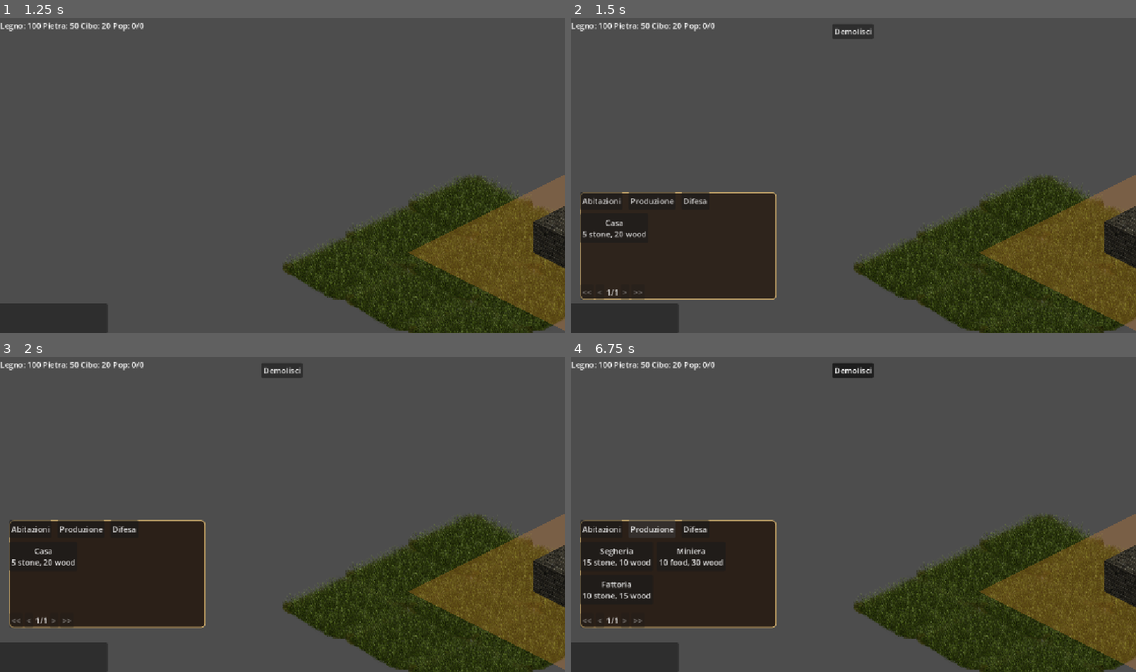
Above: before the commit, frames 1-4 (two rows, left to right).
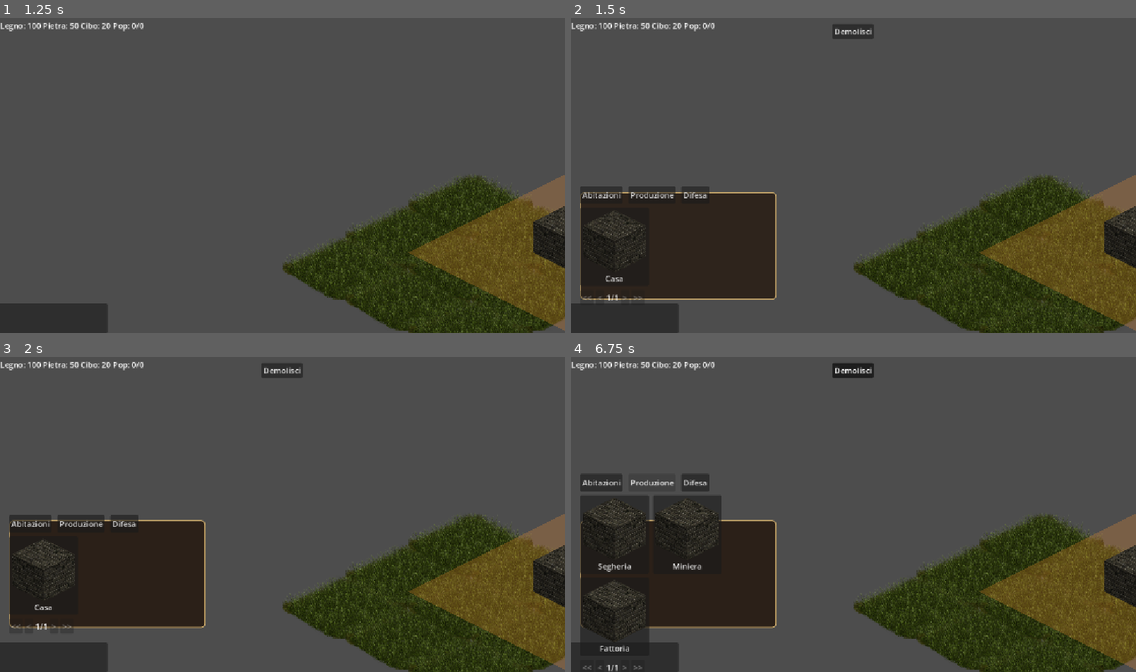
Above: after the commit, the same moments.

Repository: IlPeNNa/BT7K
Game: Godot game, scene res://scenes/menus/main_menu.tscn
Same seed, same stepped clock (60 frames per second), same inputs: the game is played once before the commit and once after it.
Inputs (mouse positions are in pixels of both pictures, inside the frame that each line leads up to):
- Up to frame 1 (1.25 s): click "Nuova Partita" at 0.5 s
- Up to frame 2 (1.5 s): click (582, 317) at 1.25 s
- Up to frame 3 (2 s): no input
- Up to frame 4 (6.75 s): click (610, 656) at 2 s; click (633, 656) at 2.75 s; click (661, 656) at 3.5 s; click "Demolisci" at 4.25 s; click (582, 656) at 5 s; click "Abitazioni" at 5.75 s; click "Produzione" at 6.5 s

Frame 1 is identical in both runs. In frame 2, 1.3% of the frame differs, in the area x 1-25%, y 53-90%; in frame 3, 1.3%; in frame 4, 4.6%, in the area x 1-27%, y 37-100%.

Commit message:
Update 26 luglio ore 14

Diff:
--- a/autoload/settings_manager.gd
+++ b/autoload/settings_manager.gd
@@ -12,6 +12,8 @@
 @onready var music_slider: HSlider = $CanvasLayer/SettingsPanel/DimBackground/Panel/Margin/VBoxContainer/MusicRow/MusicSlider
 @onready var sfx_slider: HSlider = $CanvasLayer/SettingsPanel/DimBackground/Panel/Margin/VBoxContainer/SFXRow/SFXSlider
 @onready var brightness_slider: HSlider = $CanvasLayer/SettingsPanel/DimBackground/Panel/Margin/VBoxContainer/BrightnessRow/BrightnessSlider
+@onready var camera_focus_toggle: CheckButton = $CanvasLayer/SettingsPanel/DimBackground/Panel/Margin/VBoxContainer/CameraFocusRow/CameraFocusToggle
+@onready var confirm_spend_toggle: CheckButton = $CanvasLayer/SettingsPanel/DimBackground/Panel/Margin/VBoxContainer/ConfirmSpendRow/ConfirmSpendToggle
 @onready var close_button: Button = $CanvasLayer/SettingsPanel/DimBackground/Panel/Margin/VBoxContainer/CloseButton
 var _caller_to_restore: Control = null
 
@@ -28,6 +30,8 @@
 	music_slider.value_changed.connect(_on_music_changed)
 	sfx_slider.value_changed.connect(_on_sfx_changed)
 	brightness_slider.value_changed.connect(_on_brightness_changed)
+	camera_focus_toggle.toggled.connect(_on_camera_focus_toggled)
+	confirm_spend_toggle.toggled.connect(_on_confirm_spend_toggled)
 	close_button.pressed.connect(close_settings)
 
 	if not loaded:
@@ -38,6 +42,8 @@
 		sfx_slider.value = 1.0
 		brightness_slider.value = 1.0
 		_on_brightness_changed(1.0)
+		camera_focus_toggle.button_pressed = false  # default OFF: nessuno zoom finché l'utente non lo attiva
+		confirm_spend_toggle.button_pressed = false  # default OFF: nessuna conferma richiesta
 	else:
 		# File caricato: i valori sono già negli slider, forza solo gli effetti
 		# collaterali che i segnali avrebbero scatenato (ma non l'hanno fatto
@@ -62,6 +68,14 @@
 		_caller_to_restore.visible = true
 		_caller_to_restore = null
 
+## Letto da kingdom_thenorth.gd prima di animare la camera sulla selezione.
+func is_camera_focus_enabled() -> bool:
+	return camera_focus_toggle.button_pressed
+
+## Letto dal codice di piazzamento prima di scalare le risorse.
+func is_confirm_resource_spending_enabled() -> bool:
+	return confirm_spend_toggle.button_pressed
+
 func _linear_from_bus(bus_name: String) -> float:
 	var bus_index: int = AudioServer.get_bus_index(bus_name)
 	return db_to_linear(AudioServer.get_bus_volume_db(bus_index))
@@ -85,12 +99,21 @@
 	brightness_overlay.color = Color(0, 0, 0, 1.0 - value)
 	_save_settings()
 
+func _on_camera_focus_toggled(_value: bool) -> void:
+	_save_settings()
+
+func _on_confirm_spend_toggled(_value: bool) -> void:
+	_save_settings()
+
+
 func _save_settings() -> void:
 	var data: Dictionary = {
 		"master": master_slider.value,
 		"music": music_slider.value,
 		"sfx": sfx_slider.value,
 		"brightness": brightness_slider.value,
+		"camera_focus_enabled": camera_focus_toggle.button_pressed,
+		"confirm_resource_spending": confirm_spend_toggle.button_pressed,
 	}
 	var file: FileAccess = FileAccess.open(SETTINGS_PATH, FileAccess.WRITE)
 	if file:
@@ -115,5 +138,7 @@
 	music_slider.value = parsed.get("music", 1.0)
 	sfx_slider.value = parsed.get("sfx", 1.0)
 	brightness_slider.value = parsed.get("brightness", 1.0)
+	camera_focus_toggle.button_pressed = parsed.get("camera_focus_enabled", false)
+	confirm_spend_toggle.button_pressed = parsed.get("confirm_resource_spending", false)
 
 	return true
--- a/autoload/settings_manager.tscn
+++ b/autoload/settings_manager.tscn
@@ -120,6 +120,26 @@
 max_value = 1.0
 step = 0.01
 
+[node name="CameraFocusRow" type="HBoxContainer" parent="CanvasLayer/SettingsPanel/DimBackground/Panel/Margin/VBoxContainer" unique_id=183532149]
+layout_mode = 2
+
+[node name="Label" type="Label" parent="CanvasLayer/SettingsPanel/DimBackground/Panel/Margin/VBoxContainer/CameraFocusRow" unique_id=785592719]
+layout_mode = 2
+text = "Zoom automatico su edificio selezionato"
+
+[node name="CameraFocusToggle" type="CheckButton" parent="CanvasLayer/SettingsPanel/DimBackground/Panel/Margin/VBoxContainer/CameraFocusRow" unique_id=331973274]
+layout_mode = 2
+
+[node name="ConfirmSpendRow" type="HBoxContainer" parent="CanvasLayer/SettingsPanel/DimBackground/Panel/Margin/VBoxContainer" unique_id=596175953]
+layout_mode = 2
+
+[node name="Label" type="Label" parent="CanvasLayer/SettingsPanel/DimBackground/Panel/Margin/VBoxContainer/ConfirmSpendRow" unique_id=1012440415]
+layout_mode = 2
+text = "Conferma spesa risorse"
+
+[node name="ConfirmSpendToggle" type="CheckButton" parent="CanvasLayer/SettingsPanel/DimBackground/Panel/Margin/VBoxContainer/ConfirmSpendRow" unique_id=1475839721]
+layout_mode = 2
+
 [node name="CloseButton" type="Button" parent="CanvasLayer/SettingsPanel/DimBackground/Panel/Margin/VBoxContainer" unique_id=827207197]
 layout_mode = 2
 text = "Chiudi"
--- /dev/null
+++ b/scenes/ui/building_info_popup.gd
@@ -0,0 +1,57 @@
+extends PanelContainer
+## Popup informativo su hover di una card edificio nel Menu Edifici.
+## Mostra popolazione, produzione e costi (colorati in base a
+## ResourceManager.can_afford). NON mostra ancora rarità/dimensioni:
+## dati non esistenti nel modello attuale, aggiunti quando progettati.
+
+@onready var name_label: Label = $Margin/Content/NameLabel
+@onready var population_row: HBoxContainer = $Margin/Content/PopulationRow
+@onready var population_value: Label = $Margin/Content/PopulationRow/PopulationValue
+@onready var products_header: Label = $Margin/Content/ProductsHeader
+@onready var production_row: HBoxContainer = $Margin/Content/ProductionRow
+@onready var production_label: Label = $Margin/Content/ProductionRow/ProductionLabel
+@onready var production_interval: Label = $Margin/Content/ProductionRow/ProductionInterval
+@onready var costs_header: Label = $Margin/Content/CostsHeader
+@onready var costs_list: VBoxContainer = $Margin/Content/CostsList
+
+const COLOR_AFFORDABLE := Color(0.4, 0.9, 0.4)
+const COLOR_NOT_AFFORDABLE := Color(0.9, 0.3, 0.3)
+
+
+func populate(data: BuildingData) -> void:
+	name_label.text = data.display_name
+
+	# Popolazione: riga visibile solo se l'edificio la fornisce davvero.
+	population_row.visible = data.population_capacity > 0
+	if population_row.visible:
+		population_value.text = "+%d" % data.population_capacity
+
+	# Produzione: sezione visibile solo per edifici produttivi.
+	var has_production := data.produces_resource != "" and data.production_amount > 0
+	products_header.visible = has_production
+	production_row.visible = has_production
+	if has_production:
+		production_label.text = "%d %s" % [data.production_amount, data.produces_resource]
+		production_interval.text = "ogni %ds" % data.production_interval_seconds
+
+	_populate_costs(data.cost)
+
+
+func _populate_costs(cost: Dictionary) -> void:
+	for child in costs_list.get_children():
+		child.queue_free()
+
+	for resource_name in cost.keys():
+		var amount: int = cost[resource_name]
+		var label := Label.new()
+		label.text = "%d %s" % [amount, resource_name]
+		label.modulate = COLOR_AFFORDABLE if _can_afford_single(resource_name, amount) else COLOR_NOT_AFFORDABLE
+		costs_list.add_child(label)
+
+
+## Controllo per singola risorsa: ResourceManager.can_afford() valuta
+## l'intero costo insieme, qui serve sapere QUALE risorsa manca per
+## colorarla individualmente. Legge direttamente il Dictionary pubblico
+## resources, coerente con come ResourceManager espone i dati.
+func _can_afford_single(resource_name: String, amount: int) -> bool:
+	return ResourceManager.resources.get(resource_name, 0) >= amount
--- /dev/null
+++ b/scenes/ui/building_info_popup.tscn
@@ -0,0 +1,45 @@
+[gd_scene format=3 uid="uid://bb3cax8gplnwc"]
+
+[ext_resource type="Script" uid="uid://b44x36rpv0yiy" path="res://scenes/ui/building_info_popup.gd" id="1_whq5x"]
+
+[node name="BuildingInfoPopup" type="PanelContainer" unique_id=1108829744]
+script = ExtResource("1_whq5x")
+
+[node name="Margin" type="MarginContainer" parent="." unique_id=1012589347]
+layout_mode = 2
+
+[node name="Content" type="VBoxContainer" parent="Margin" unique_id=711668713]
+layout_mode = 2
+
+[node name="NameLabel" type="Label" parent="Margin/Content" unique_id=286165889]
+layout_mode = 2
+
+[node name="PopulationRow" type="HBoxContainer" parent="Margin/Content" unique_id=2011051967]
+layout_mode = 2
+
+[node name="PopulationLabel" type="Label" parent="Margin/Content/PopulationRow" unique_id=211960172]
+layout_mode = 2
+text = "Popolazione"
+
+[node name="PopulationValue" type="Label" parent="Margin/Content/PopulationRow" unique_id=1860972629]
+layout_mode = 2
+
+[node name="ProductsHeader" type="Label" parent="Margin/Content" unique_id=158842178]
+layout_mode = 2
+text = "Prodotti"
+
+[node name="ProductionRow" type="HBoxContainer" parent="Margin/Content" unique_id=967069826]
+layout_mode = 2
+
+[node name="ProductionLabel" type="Label" parent="Margin/Content/ProductionRow" unique_id=2138099162]
+layout_mode = 2
+
+[node name="ProductionInterval" type="Label" parent="Margin/Content/ProductionRow" unique_id=1734982864]
+layout_mode = 2
+
+[node name="CostsHeader" type="Label" parent="Margin/Content" unique_id=171312083]
+layout_mode = 2
+text = "Costi di Produzione"
+
+[node name="CostsList" type="VBoxContainer" parent="Margin/Content" unique_id=1149523398]
+layout_mode = 2
--- a/scenes/ui/main_hud.gd
+++ b/scenes/ui/main_hud.gd
@@ -42,6 +42,10 @@
 
 const BUILDINGS_DATA_PATH := "res://data/buildings/"
 const BUILDINGS_PER_PAGE := 4  # 2 colonne x 2 righe, come da riferimento FoE
+const BUILDING_PLACEHOLDER_ICON: Texture2D = preload("res://assets/sprites/buildings/block 128.png")
+const BUILDING_CARD_SIZE := Vector2(140, 160)
+const BUILDING_INFO_POPUP_SCENE: PackedScene = preload("res://scenes/ui/building_info_popup.tscn")
+const POPUP_OFFSET := Vector2(12, 0)  # piccolo margine tra bordo pannello e popup
 var _current_page: int = 0
 
 # Cache di tutte le BuildingData caricate, per non rileggere il disco
@@ -50,6 +54,7 @@
 var _current_category: BuildingData.Category = BuildingData.Category.HOUSING
 
 var _active_panel: Control = null
+var _info_popup: PanelContainer = null
 
 # Tween attivo per l'animazione del pannello: lo teniamo tracciato per
 # poterlo interrompere se l'utente clicca più volte di fretta, altrimenti
@@ -92,6 +97,11 @@
 	defense_cat_btn.pressed.connect(func(): _select_category(BuildingData.Category.DEFENSE))
 
 	_load_all_buildings()
+
+	_info_popup = BUILDING_INFO_POPUP_SCENE.instantiate()
+	add_child(_info_popup)
+	_info_popup.visible = false
+	_info_popup.mouse_filter = Control.MOUSE_FILTER_IGNORE  # il popup non deve intercettare hover/click, solo mostrare info
 	_select_category(BuildingData.Category.HOUSING)
 
 	first_page_button.pressed.connect(func(): _go_to_page(0))
@@ -127,6 +137,7 @@
 		_animate_panel_out(_active_panel)
 		if _active_panel == buildings_panel:
 			buildings_menu_closed.emit()
+			_hide_info_popup()
 	_active_panel = panel
 	if _active_panel != null:
 		_animate_panel_in(_active_panel)
@@ -211,9 +222,16 @@
 	for i in range(start_index, end_index):
 		var data := filtered[i]
 		var btn := Button.new()
-		btn.text = "%s\n%s" % [data.display_name, _format_cost(data.cost)]
-		btn.custom_minimum_size = Vector2(120, 60)
+		btn.text = data.display_name
+		btn.icon = BUILDING_PLACEHOLDER_ICON
+		btn.expand_icon = true
+		btn.icon_alignment = HORIZONTAL_ALIGNMENT_CENTER
+		btn.vertical_icon_alignment = VERTICAL_ALIGNMENT_TOP
+		btn.alignment = HORIZONTAL_ALIGNMENT_CENTER
+		btn.custom_minimum_size = BUILDING_CARD_SIZE
 		btn.pressed.connect(func(): _on_building_selected(data))
+		btn.mouse_entered.connect(func(): _show_info_popup(data, btn))
+		btn.mouse_exited.connect(_hide_info_popup)
 		buildings_grid.add_child(btn)
 
 	_update_page_nav()
@@ -253,6 +271,22 @@
 	return ", ".join(parts)
 
 
+func _show_info_popup(data: BuildingData, card: Button) -> void:
+	_info_popup.populate(data)
+	_info_popup.visible = true
+	# Posiziona il popup a destra del pannello Menu Edifici, allineato in
+	# verticale alla card sotto il cursore. Usiamo buildings_panel come
+	# riferimento orizzontale (non la card) perché tutte le card devono
+	# aprire il popup nello stesso punto a destra, coerente col mockup FoE.
+	var panel_right_edge := buildings_panel.global_position.x + buildings_panel.size.x
+	var target_y: float = card.global_position.y
+	_info_popup.global_position = Vector2(panel_right_edge, target_y) + POPUP_OFFSET
+
+
+func _hide_info_popup() -> void:
+	_info_popup.visible = false
+
+
 func _on_building_selected(data: BuildingData) -> void:
 	demolish_button.button_pressed = false  # mutua esclusione: costruire disattiva demolire
 	building_selected.emit(data)
Not shown, added: scenes/ui/building_info_popup.gd.uid
